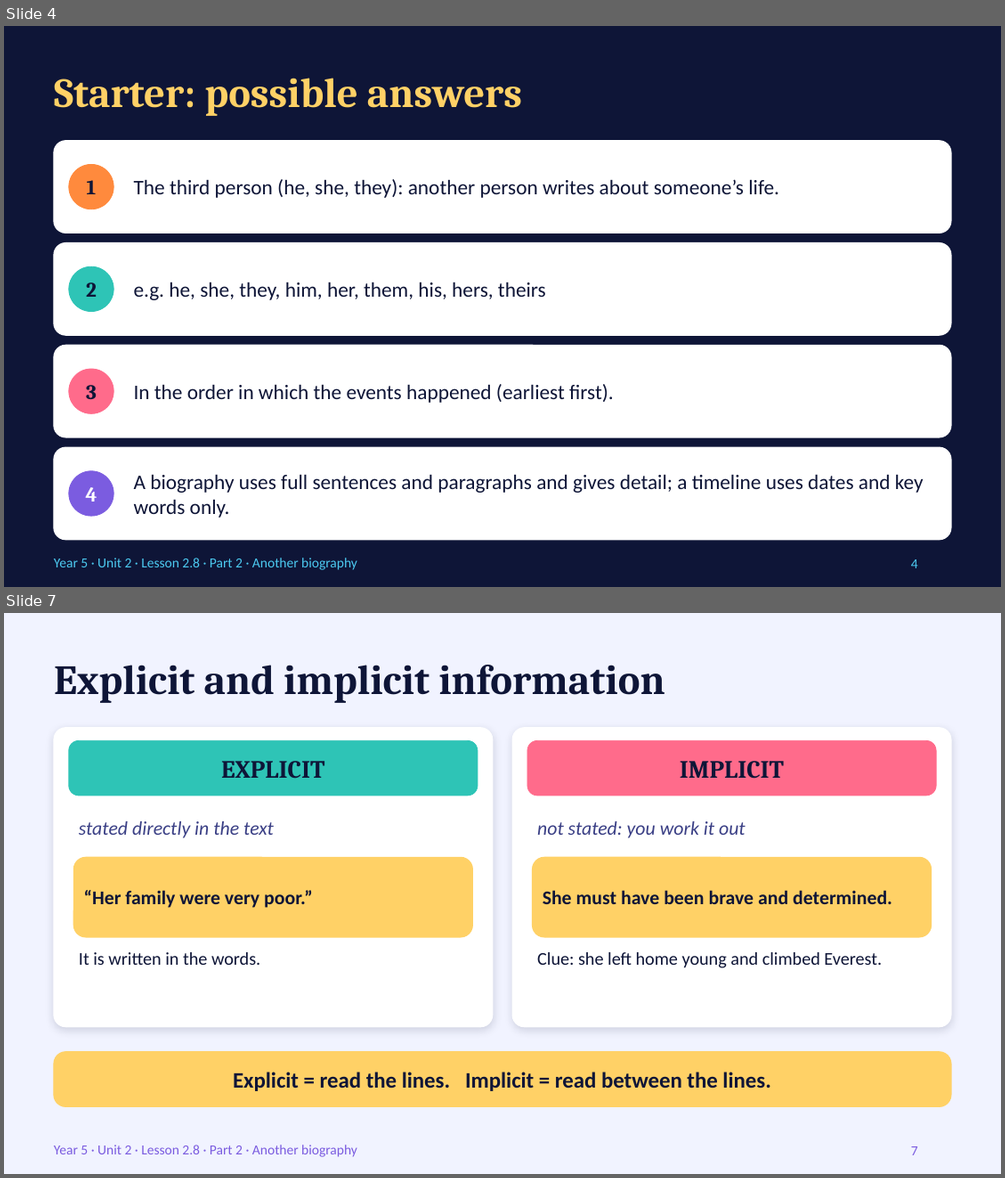
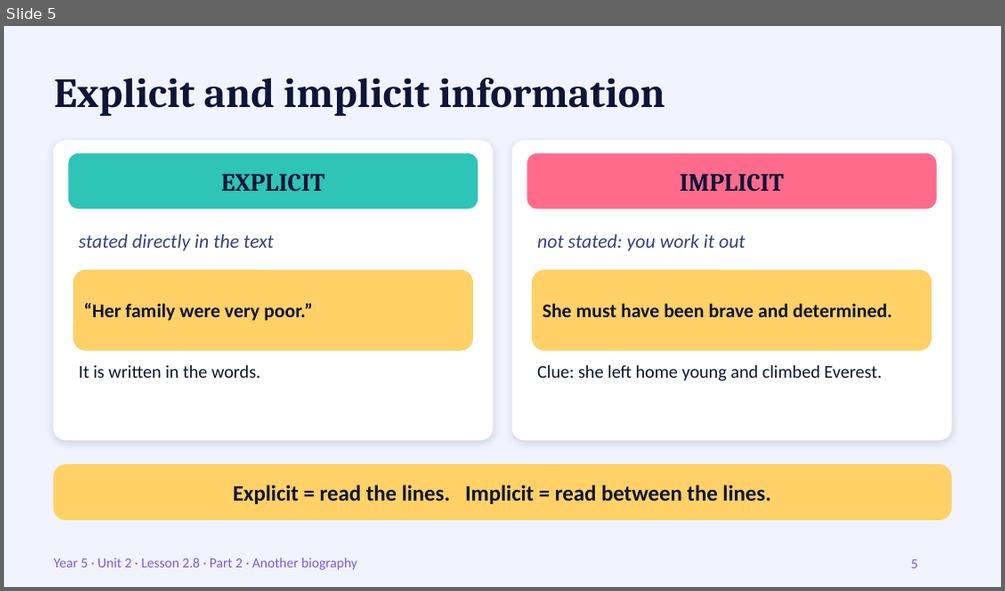
Before and after one commit to cobraarsgb6-hub/primary-exam-system, a slide deck: resources/coligo/Ali/English 105/Unit2_Lesson2.8_Part2_Another_Biography.pptx. Shown one above the other, each under a label of ours: slides 4 and 7 before the commit, slide 5 after it; the slides between them are not shown. The pictures are 1005x1178 and 1005x591 pixels, drawn with LibreOffice and Linux fonts; fonts in the diff are those of the drawing. Boxes give left, top, right and bottom in pixels: in the first picture for what was removed or moved away, otherwise in the second. Text is boxed around its words. In the diff, an @@ line names an element or a change of style, - is before the commit and + after.

```diff
--- a/resources/coligo/Ali/English 105/Unit2_Lesson2.8_Part2_Another_Biography.pptx
+++ b/resources/coligo/Ali/English 105/Unit2_Lesson2.8_Part2_Another_Biography.pptx
@@ slide 4 removed at [4, 26, 1001, 587], background #FFFFFF @@
@@ rectangle removed at [4, 26, 1001, 586] @@
@@ title removed at [54, 78, 522, 116] @@
-Starter: possible answers
@@ rounded rectangle removed at [54, 141, 951, 233] @@
@@ ellipse removed at [69, 165, 113, 209] @@
@@ text removed at [87, 180, 97, 194] @@
-1
@@ text removed at [134, 179, 779, 198] @@
-The third person (he, she, they): another person writes about someone’s life.
@@ rounded rectangle removed at [54, 242, 951, 335] @@
@@ ellipse removed at [69, 266, 113, 311] @@
@@ text removed at [86, 282, 97, 297] @@
-2
@@ text removed at [134, 281, 546, 300] @@
-e.g. he, she, they, him, her, them, his, hers, theirs
@@ rounded rectangle removed at [54, 345, 951, 438] @@
@@ ellipse removed at [69, 369, 113, 414] @@
@@ text removed at [86, 385, 97, 399] @@
-3
@@ text removed at [134, 384, 614, 402] @@
-In the order in which the events happened (earliest first).
@@ rounded rectangle removed at [54, 447, 951, 540] @@
@@ ellipse removed at [69, 471, 113, 516] @@
@@ text removed at [134, 474, 923, 517] @@
-A biography uses full sentences and paragraphs and gives detail; a timeline uses dates and key words only.
@@ text removed at [86, 487, 97, 501] @@
-4
@@ text removed at [54, 557, 357, 570] @@
-Year 5 · Unit 2 · Lesson 2.8 · Part 2 · Another biography
@@ page number removed at [911, 559, 918, 568] @@
-4
@@ what was slide 7 is now slide 5 @@
@@ page number at [911, 559, 918, 568]: text changed @@
-7
+5
```
Also in this commit, not shown: 6 slides changed, 2 slides added, 6 other slides removed, 7 other files.
